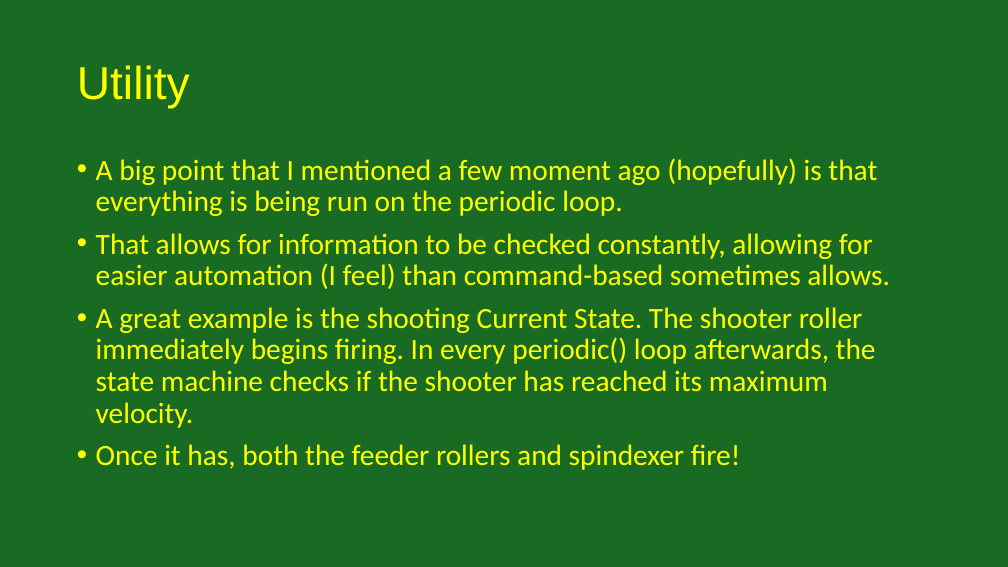
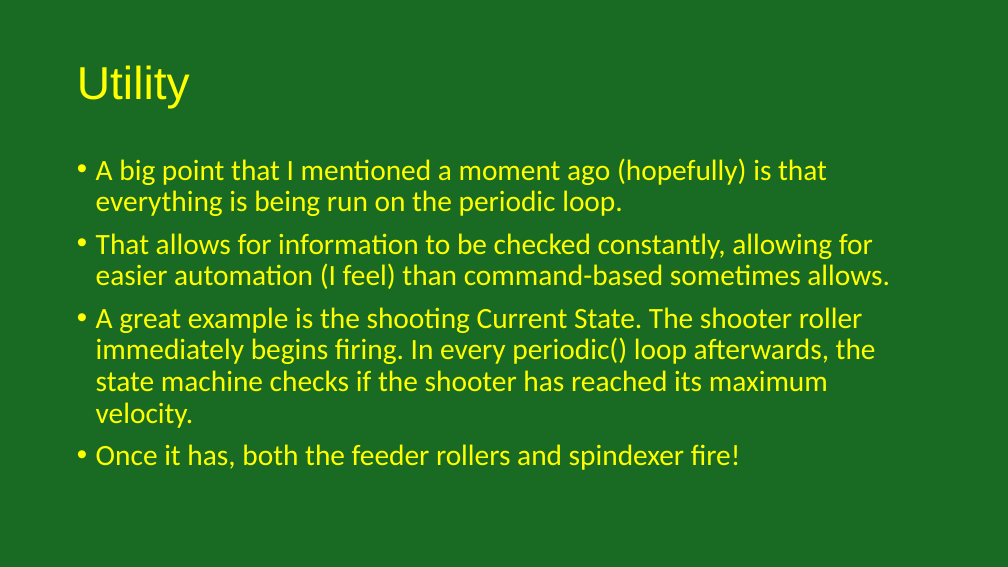
Before and after one commit to Funkyfox2/RRN-Bootcamp-2026, a slide deck: slide 7 of Presentations/StateBasedProgramming-Friday7PM.pptx. Drawn at 1008x567 pixels with LibreOffice and Linux fonts; fonts in the diff are those of the drawing. Boxes give left, top, right and bottom in pixels: in the first picture for what was removed or moved away, otherwise in the second. Text is boxed around its words. In the diff, an @@ line names an element or a change of style, - is before the commit and + after.

Commit message:
Quick grammar fix for StateBased PPTX

```diff
--- a/Presentations/StateBasedProgramming-Friday7PM.pptx
+++ b/Presentations/StateBasedProgramming-Friday7PM.pptx
@@ text at [96, 158, 827, 216]: text changed @@
-• A big point that I mentioned a few moment ago (hopefully) is that everything is being run on the periodic loop.
+• A big point that I mentioned a moment ago (hopefully) is that everything is being run on the periodic loop.
```
Also in this commit, not shown: 1 other file.
